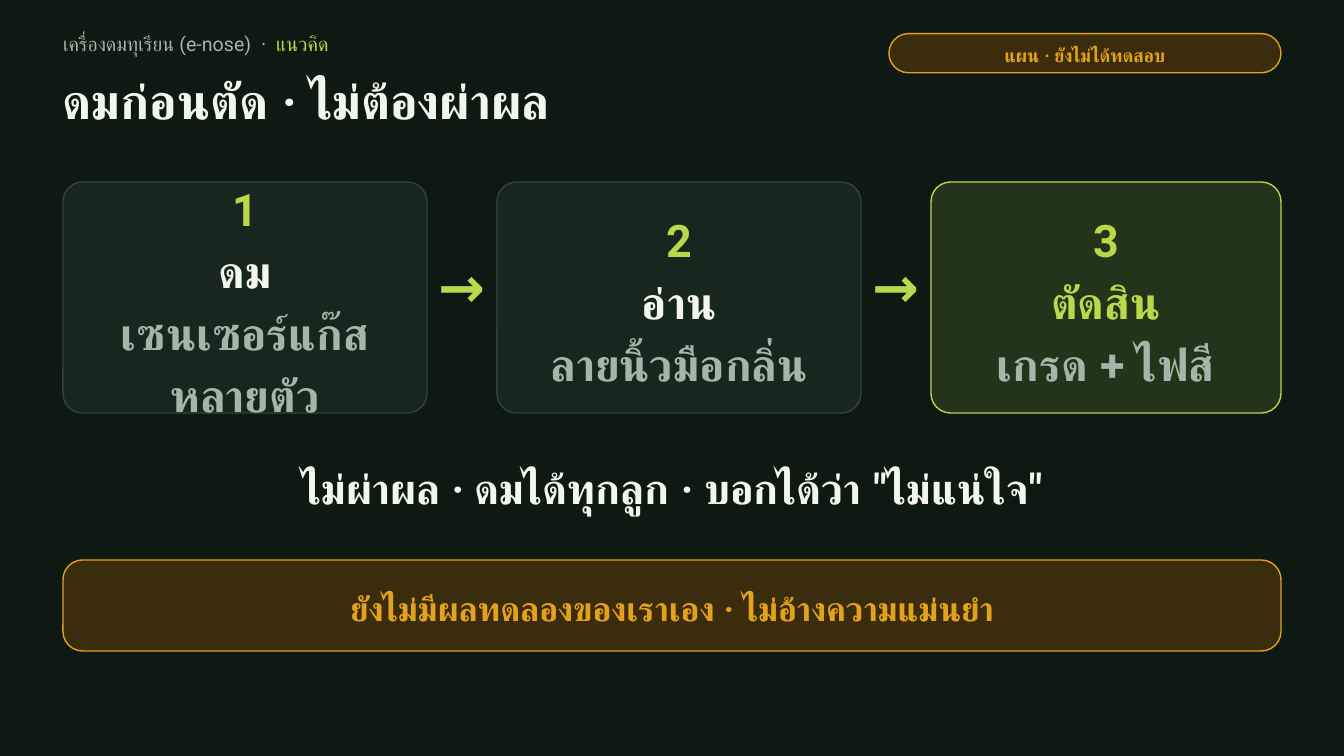
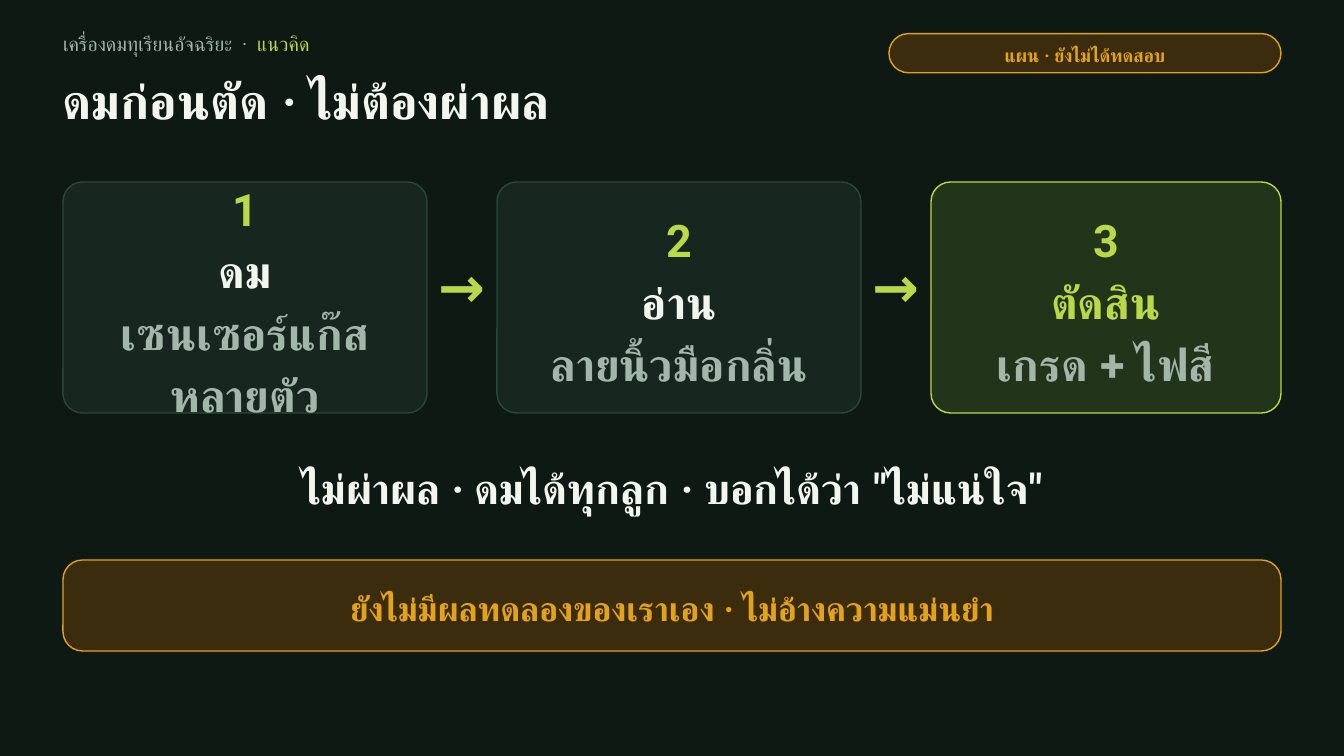
Before and after one commit to moolek02/e-nose-hub, a slide deck: slide 5 of docs/e-nose-pitch-deck-v2.pptx. Drawn at 1344x756 pixels with LibreOffice and Linux fonts; fonts in the diff are those of the drawing. Boxes give left, top, right and bottom in pixels: in the first picture for what was removed or moved away, otherwise in the second. Text is boxed around its words. In the diff, an @@ line names an element or a change of style, - is before the commit and + after.

```diff
--- a/docs/e-nose-pitch-deck-v2.pptx
+++ b/docs/e-nose-pitch-deck-v2.pptx
@@ text at (63,35,309,57): text changed @@
-เครื่องดมทุเรียน (e-nose) · แนวคิด
+เครื่องดมทุเรียนอัจฉริยะ · แนวคิด
```
Also in this commit, not shown: 14 other slides changed, 12 other files.
